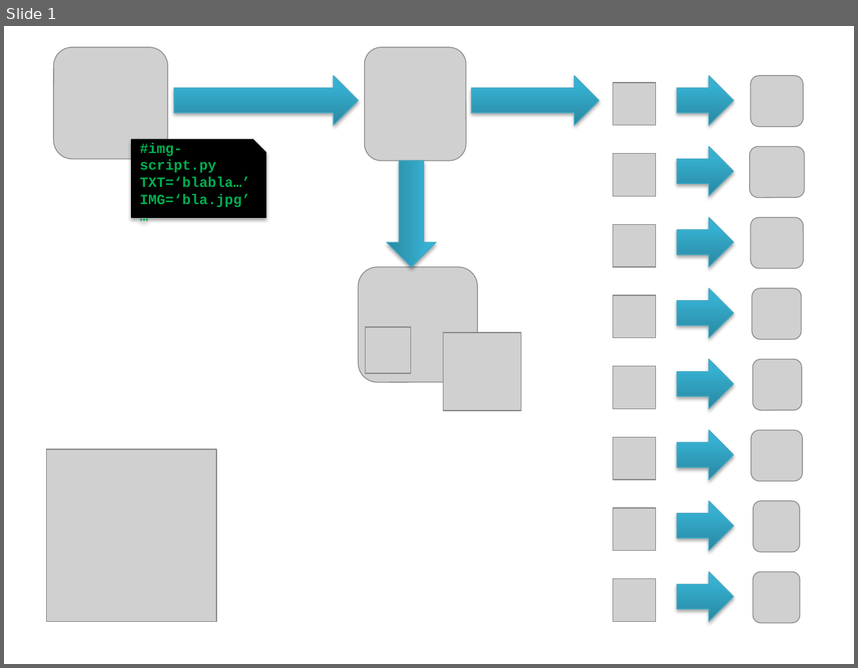
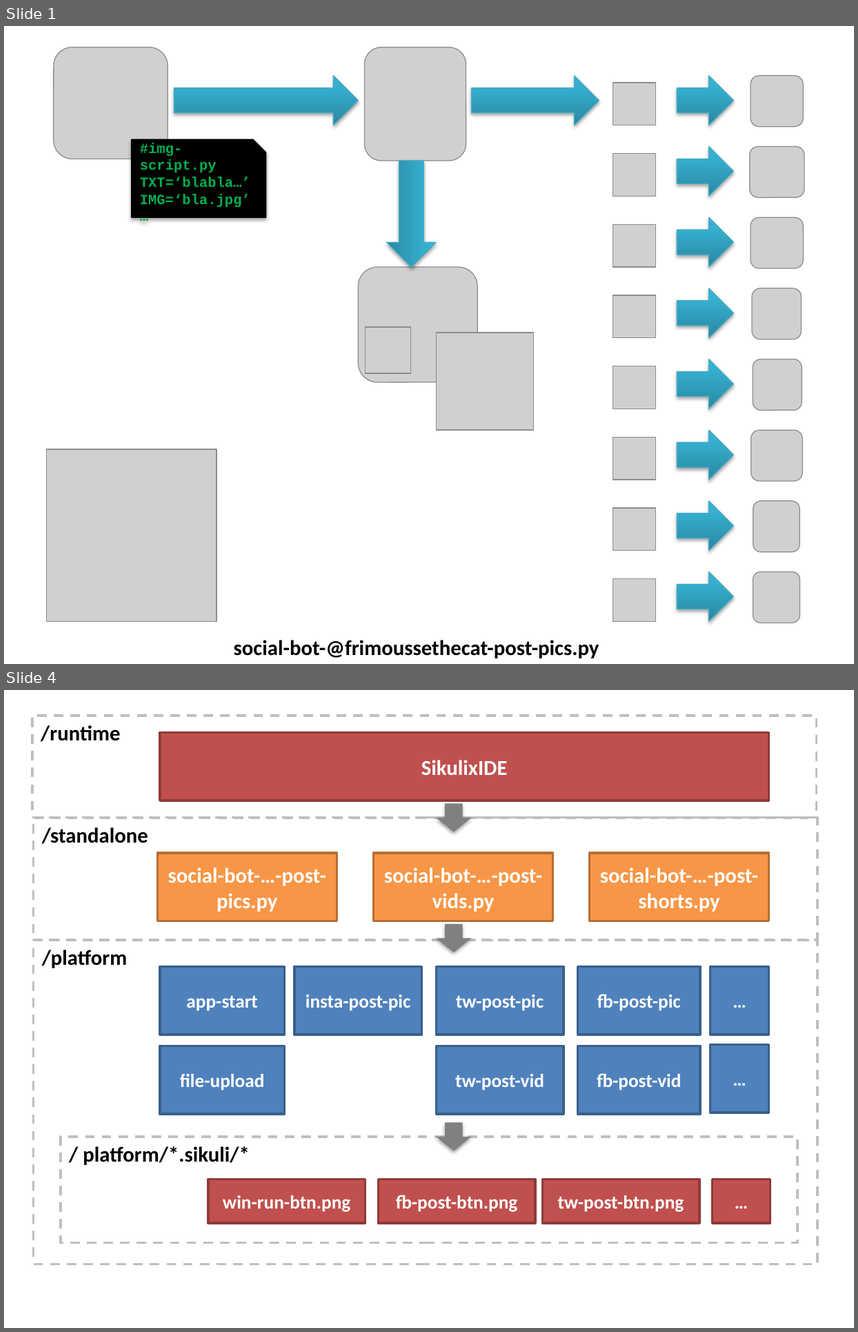
Before and after one commit to DamienFremont/sikulix-social-ui-bot, a slide deck: docs/README/diagram.pptx. Shown one above the other, each under a label of ours: slide 1 before the commit, slides 1 and 4 after it; the slides between them are not shown. The pictures are 858x668 and 858x1332 pixels, drawn with LibreOffice and Linux fonts; fonts in the diff are those of the drawing; grey boxes stand for pictures. Boxes give left, top, right and bottom in pixels: in the first picture for what was removed or moved away, otherwise in the second. Text is boxed around its words. In the diff, an @@ line names an element or a change of style, - is before the commit and + after.

```diff
--- a/docs/README/diagram.pptx
+++ b/docs/README/diagram.pptx
@@ slide 4 added at box(4, 690, 854, 1328), background #FFFFFF @@
@@ rectangle added at box(32, 716, 816, 818), outline #BFBFBF 2 pt dashed, 18 pt, text #000000, bold @@
+/runtime
@@ rectangle added at box(159, 733, 769, 800), fill #C0504D, outline #8E3B39 2 pt, 18 pt, text #FFFFFF, bold @@
+SikulixIDE
@@ down arrow added at box(436, 803, 472, 831), fill #808080 @@
@@ rectangle added at box(34, 818, 818, 940), outline #BFBFBF 2 pt dashed, 18 pt, text #000000, bold @@
+/standalone
@@ rectangle added at box(157, 854, 337, 921), fill #F79646, outline #B76F34 2 pt, 18 pt, text #FFFFFF, bold @@
+social-bot-…-post-pics.py
@@ rectangle added at box(374, 854, 553, 921), fill #F79646, outline #B76F34 2 pt, 18 pt, text #FFFFFF, bold @@
+social-bot-…-post-vids.py
@@ rectangle added at box(590, 854, 769, 921), fill #F79646, outline #B76F34 2 pt, 18 pt, text #FFFFFF, bold @@
+social-bot-…-post-shorts.py
@@ down arrow added at box(436, 924, 472, 952), fill #808080 @@
@@ rectangle added at box(34, 940, 818, 1264), outline #BFBFBF 2 pt dashed, 18 pt, text #000000, bold @@
+/platform
@@ rectangle added at box(159, 966, 285, 1034), fill #4F81BD, outline #3A5F8C 2 pt, 16 pt, text #FFFFFF, bold @@
+app-start
@@ rectangle added at box(294, 966, 422, 1034), fill #4F81BD, outline #3A5F8C 2 pt, 16 pt, text #FFFFFF, bold @@
+insta-post-pic
@@ rectangle added at box(436, 966, 564, 1034), fill #4F81BD, outline #3A5F8C 2 pt, 16 pt, text #FFFFFF, bold @@
+tw-post-pic
@@ rectangle added at box(578, 966, 700, 1034), fill #4F81BD, outline #3A5F8C 2 pt, 16 pt, text #FFFFFF, bold @@
+fb-post-pic
@@ rectangle added at box(711, 966, 769, 1034), fill #4F81BD, outline #3A5F8C 2 pt, 16 pt, text #FFFFFF, bold @@
+…
@@ rectangle added at box(159, 1045, 285, 1114), fill #4F81BD, outline #3A5F8C 2 pt, 16 pt, text #FFFFFF, bold @@
+file-upload
@@ rectangle added at box(436, 1045, 564, 1114), fill #4F81BD, outline #3A5F8C 2 pt, 16 pt, text #FFFFFF, bold @@
+tw-post-vid
@@ rectangle added at box(578, 1045, 700, 1114), fill #4F81BD, outline #3A5F8C 2 pt, 16 pt, text #FFFFFF, bold @@
+fb-post-vid
@@ rectangle added at box(711, 1045, 769, 1112), fill #4F81BD, outline #3A5F8C 2 pt, 16 pt, text #FFFFFF, bold @@
+…
@@ down arrow added at box(436, 1122, 472, 1150), fill #808080 @@
@@ rectangle added at box(61, 1136, 798, 1243), outline #BFBFBF 2 pt dashed, 18 pt, text #000000, bold @@
+/ platform/*.sikuli/*
@@ rectangle added at box(208, 1179, 366, 1223), fill #C0504D, outline #8E3B39 2 pt, 16 pt, text #FFFFFF, bold @@
+win-run-btn.png
@@ rectangle added at box(378, 1179, 535, 1223), fill #C0504D, outline #8E3B39 2 pt, 16 pt, text #FFFFFF, bold @@
+fb-post-btn.png
@@ rectangle added at box(542, 1179, 700, 1223), fill #C0504D, outline #8E3B39 2 pt, 16 pt, text #FFFFFF, bold @@
+tw-post-btn.png
@@ rectangle added at box(712, 1179, 770, 1223), fill #C0504D, outline #8E3B39 2 pt, 16 pt, text #FFFFFF, bold @@
+…
@@ slide 1 changed as well @@
@@ picture: place and size @@
-picture at box(444, 332, 522, 410)
+picture at box(436, 332, 534, 430)
@@ text added at box(234, 639, 599, 658), 18 pt, text #000000, bold @@
+social-bot-@frimoussethecat-post-pics.py
```
Also in this commit, not shown: 1 other slide changed, 1 other slide added, 7 other files.
